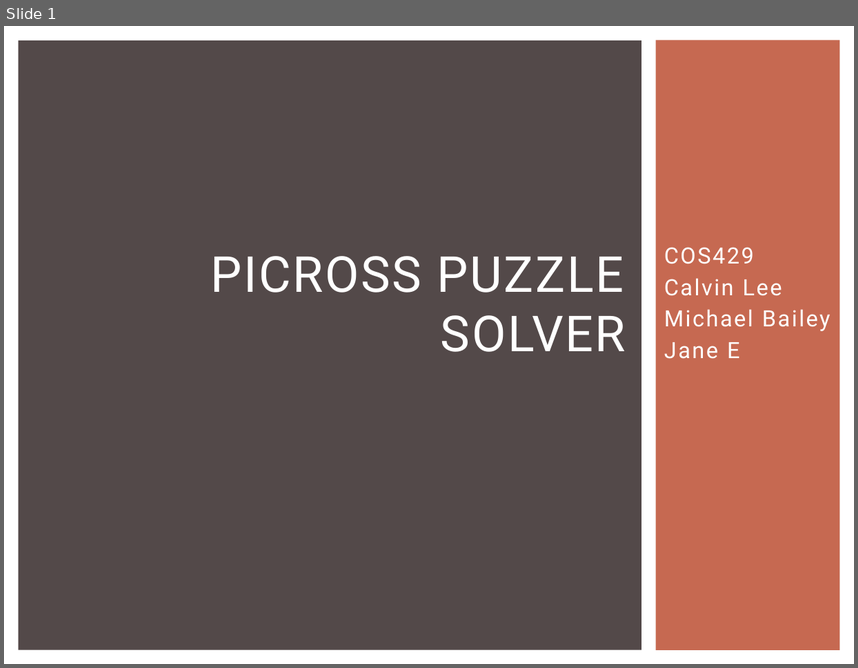
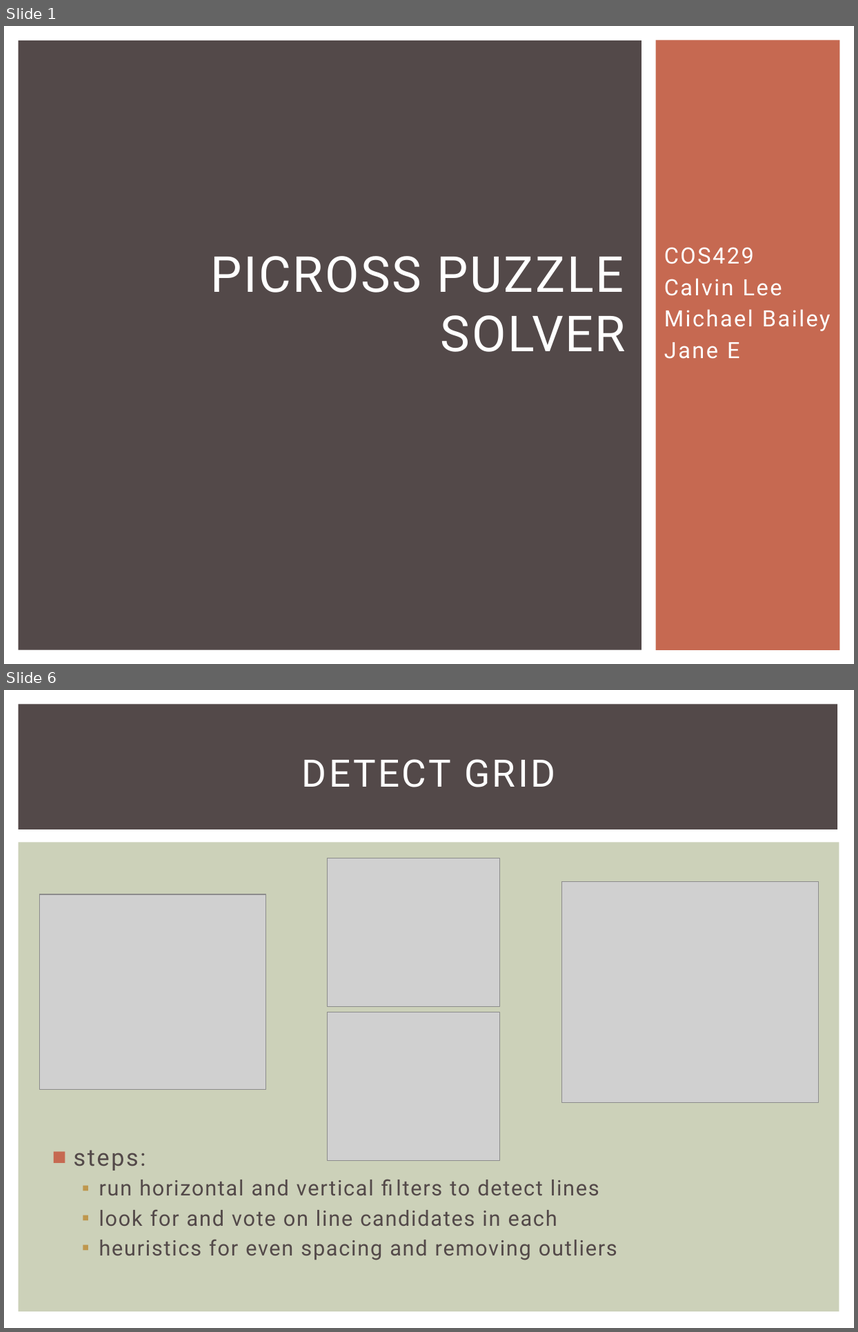
Before and after one commit to Calvin-Michael-Jane/Picross-Vision-Solver, a slide deck: COS429FinalProject.pptx. Shown one above the other, each under a label of ours: slide 1 before the commit, slides 1 and 6 after it; the slides between them are not shown. The pictures are 858x668 and 858x1332 pixels, drawn with LibreOffice and Linux fonts; fonts in the diff are those of the drawing; grey boxes stand for pictures. Boxes give left, top, right and bottom in pixels: in the first picture for what was removed or moved away, otherwise in the second. Text is boxed around its words. In the diff, an @@ line names an element or a change of style, - is before the commit and + after.

```diff
--- a/COS429FinalProject.pptx
+++ b/COS429FinalProject.pptx
@@ slide 6 added at (4,690,854,1328), background #FFFFFF @@
@@ rectangle added at (18,704,838,829), fill #534949 @@
@@ title added at (302,759,555,787), 32 pt, text #FFFFFF @@
+DETECT GRID
@@ rectangle added at (18,842,840,1312), fill #CCD1B9 @@
@@ picture added at (327,858,499,1007) @@
@@ picture added at (40,894,267,1089) @@
@@ picture added at (562,881,818,1103) @@
@@ picture added at (327,1012,499,1160) @@
@@ text added at (74,1150,617,1260), 18 pt, text #534949 @@
+■ steps:
+  ▪ run horizontal and vertical filters to detect lines
+  ▪ look for and vote on line candidates in each
+  ▪ heuristics for even spacing and removing outliers
```
Also in this commit, not shown: 4 slides changed, 4 other slides added, 5 slides removed, 16 other files.
